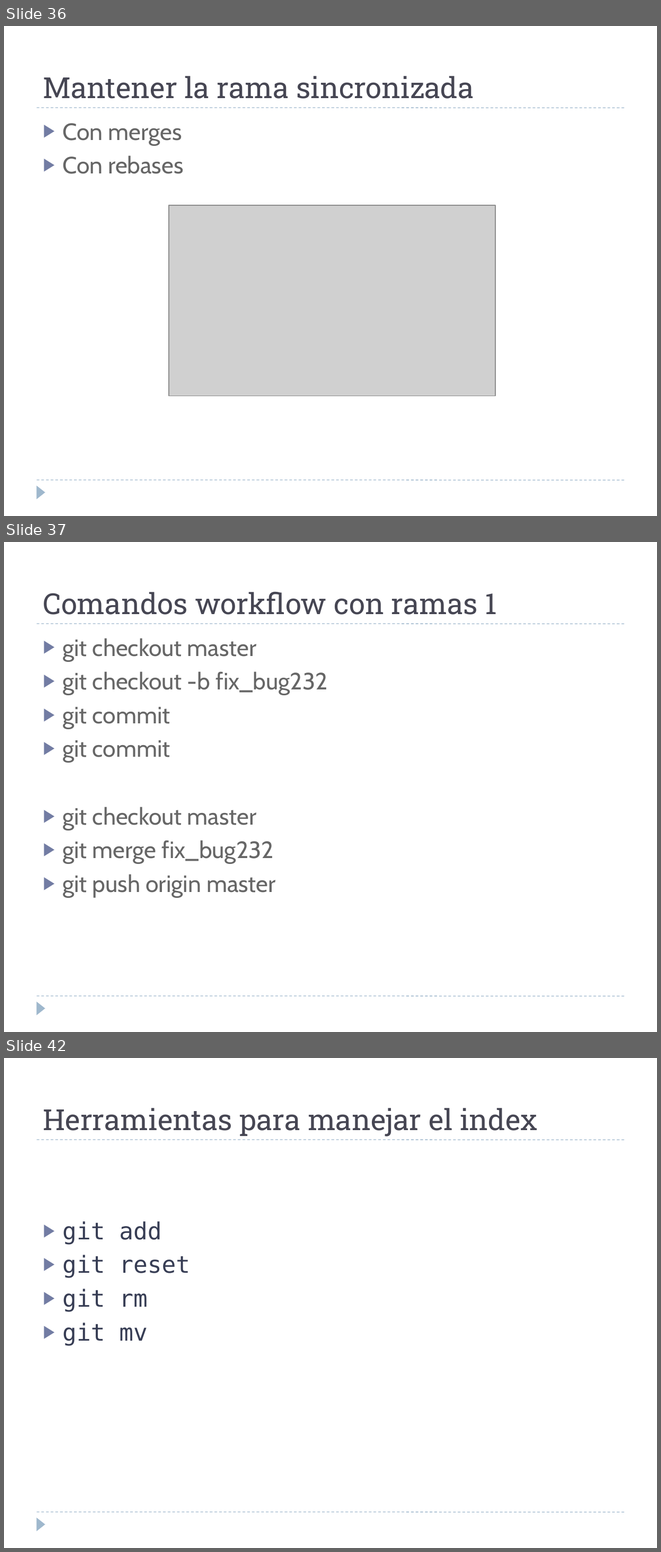
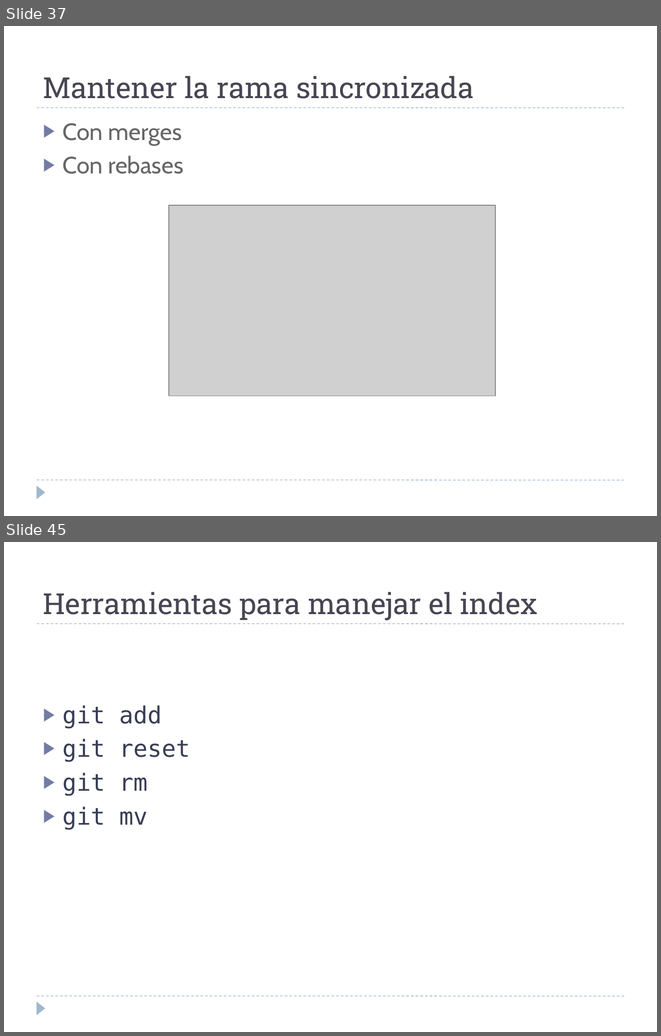
Before and after one commit to martina-if/curso_git, a slide deck: GIT.ppt. Shown one above the other, each under a label of ours: slides 36, 37 and 42 before the commit, slides 37 and 45 after it; the slides between them are not shown. The pictures are 661x1552 and 661x1036 pixels, drawn with LibreOffice and Linux fonts; fonts in the diff are those of the drawing; grey boxes stand for pictures. Boxes give left, top, right and bottom in pixels: in the first picture for what was removed or moved away, otherwise in the second. Text is boxed around its words. In the diff, an @@ line names an element or a change of style, - is before the commit and + after.

```diff
--- a/GIT.ppt
+++ b/GIT.ppt
@@ slide 37 removed at (4,542,657,1032), background #FFFFFF; not listed: 3 template elements that a slide beside it also shows @@
@@ text removed at (43,591,497,615) @@
-Comandos workflow con ramas 1
@@ text removed at (62,638,327,898) @@
-▶ git checkout master
-▶ git checkout -b fix_bug232
-▶ git commit
-▶ git commit
-▶ git checkout master
-▶ git merge fix_bug232
-▶ git push origin master
@@ what was slide 36 is now slide 37 @@
@@ what was slide 42 is now slide 45 @@
```
Also in this commit, not shown: 8 slides changed, 5 slides added, 1 other slide removed.
